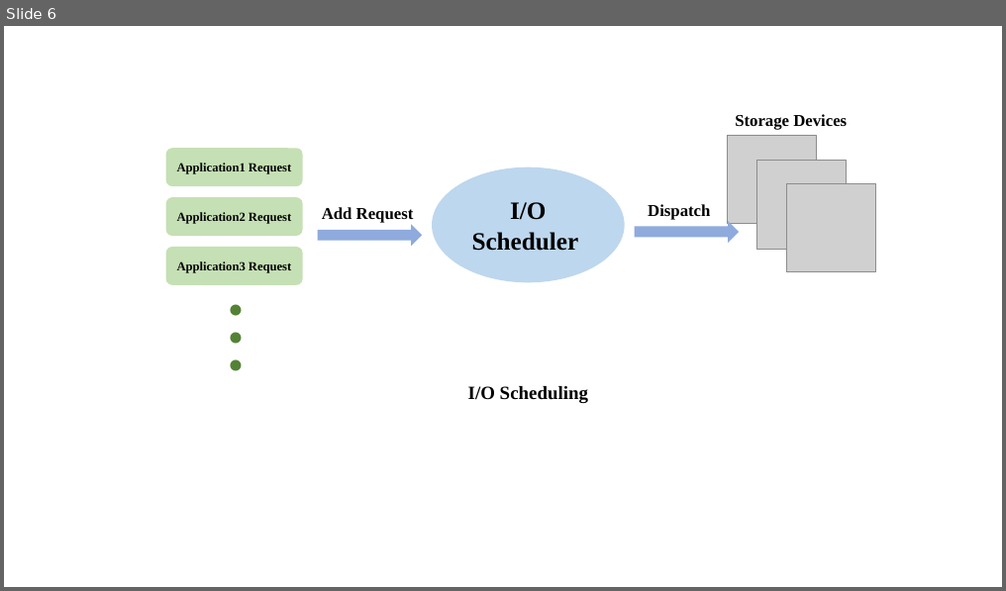
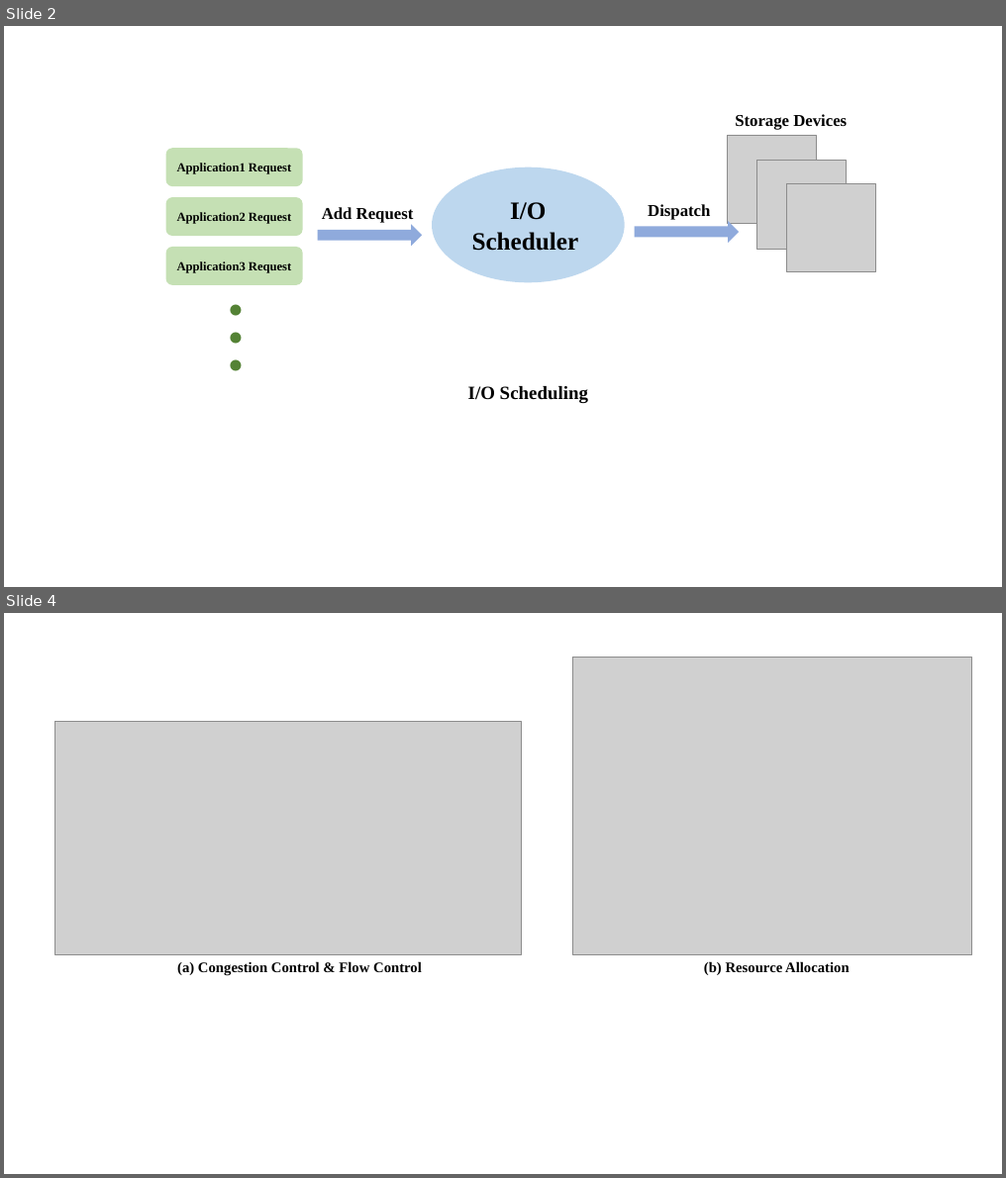
Before and after one commit to LiuYingying0104/AIOS, a slide deck: ML Apply in OS/Graphs/figures.pptx. Shown one above the other, each under a label of ours: slide 6 before the commit, slides 2 and 4 after it; the slides between them are not shown. The pictures are 1006x591 and 1006x1178 pixels, drawn with LibreOffice and Linux fonts; fonts in the diff are those of the drawing; grey boxes stand for pictures. Boxes give left, top, right and bottom in pixels: in the first picture for what was removed or moved away, otherwise in the second. Text is boxed around its words. In the diff, an @@ line names an element or a change of style, - is before the commit and + after.

```diff
--- a/ML Apply in OS/Graphs/figures.pptx
+++ b/ML Apply in OS/Graphs/figures.pptx
@@ slide 4 added at box(4, 613, 1002, 1174), background #FFFFFF @@
@@ picture added at box(572, 658, 972, 956) @@
@@ picture added at box(55, 721, 522, 956) @@
@@ text added at box(177, 961, 422, 975), 14 pt, text #000000, bold @@
+(a) Congestion Control & Flow Control
@@ text added at box(704, 961, 849, 975), 14 pt, text #000000, bold @@
+(b) Resource Allocation
@@ what was slide 6 is now slide 2 @@
```
Also in this commit, not shown: 3 slides changed, 6 other slides added, 2 slides removed, 5 other files.
